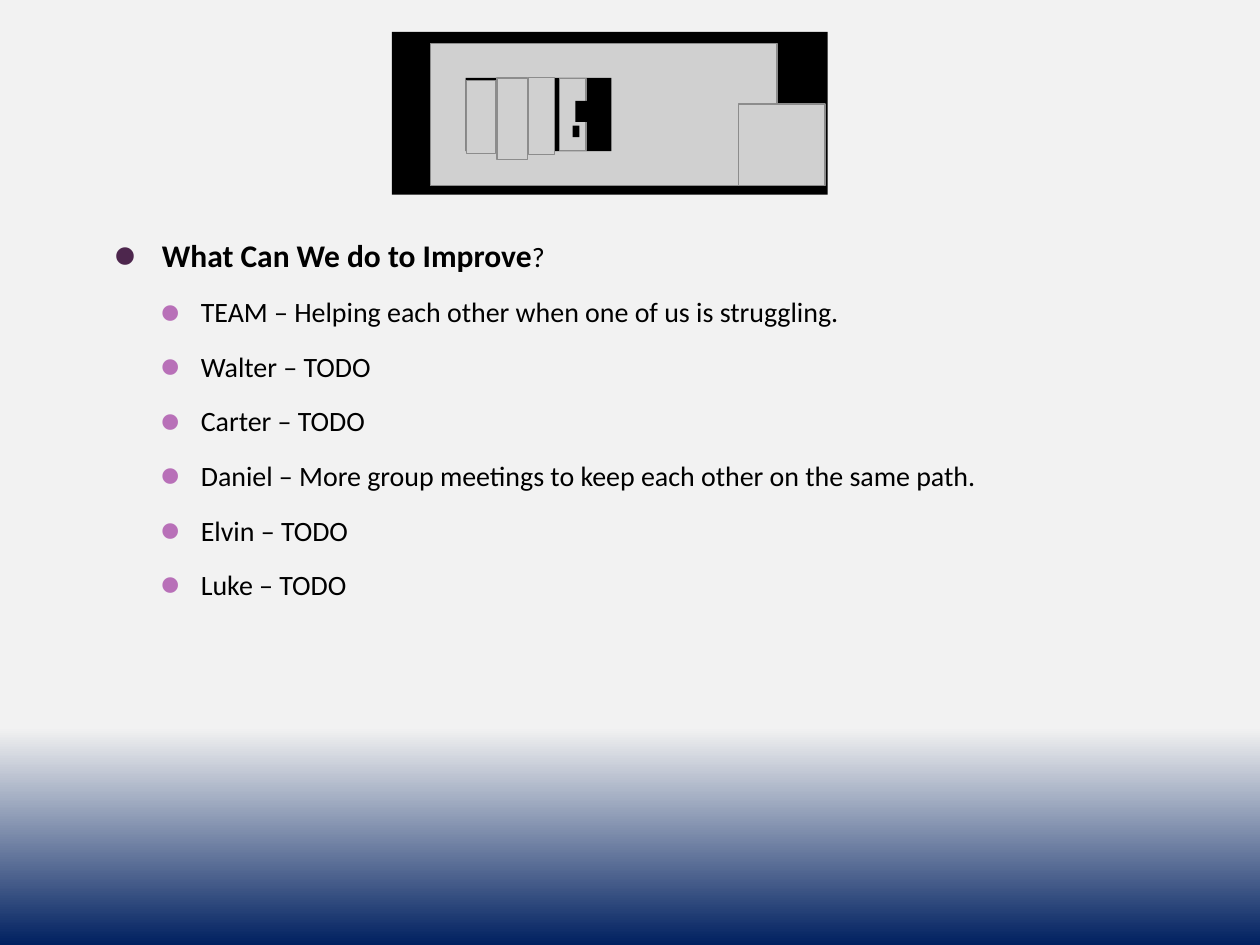
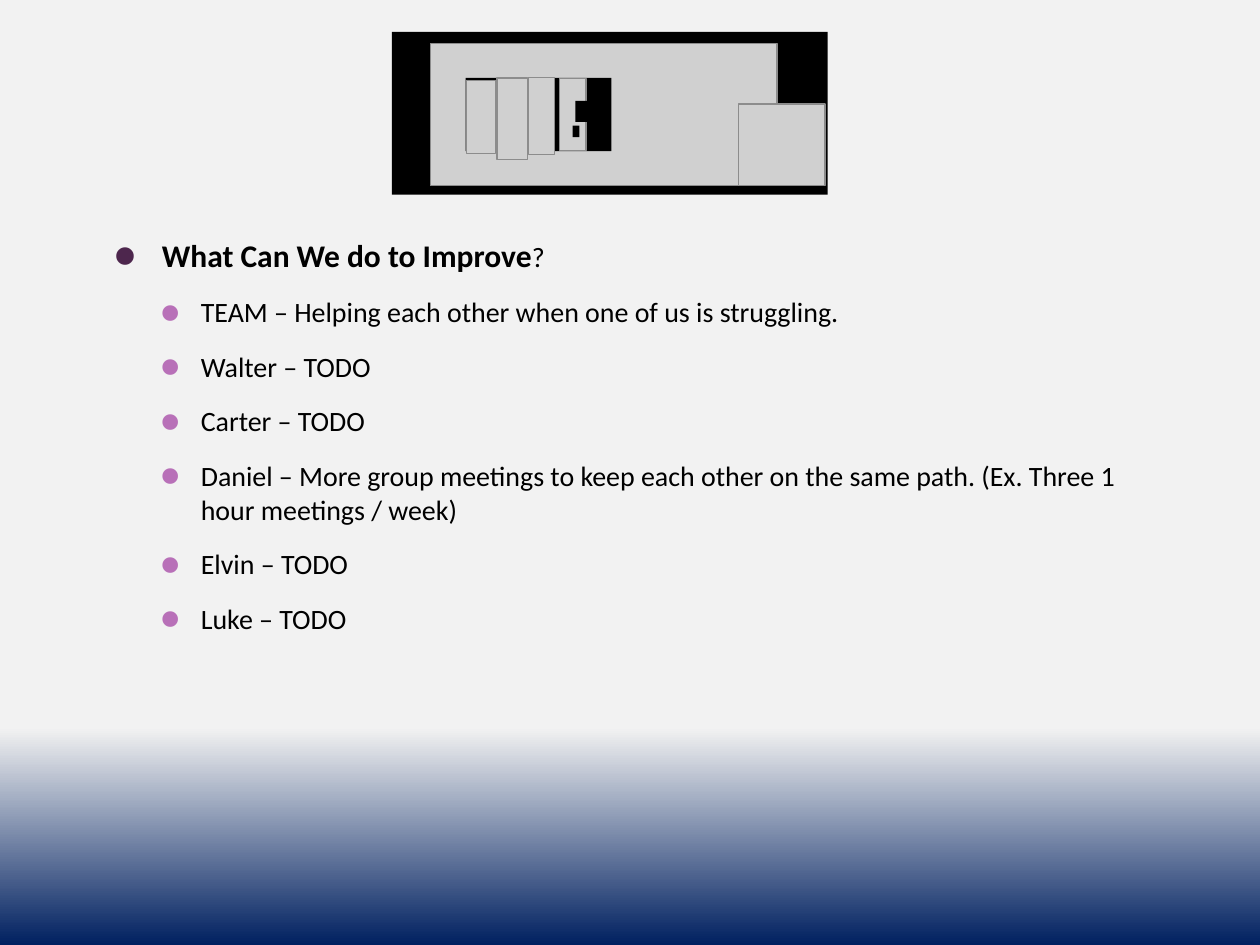
Before and after one commit to cs3398-borgs-bros/JeopardyChamp-Project, a slide deck: slide 3 of docs/Borgs_Retrospective - Sprint 3.pptx. Drawn at 1260x945 pixels with LibreOffice and Linux fonts; fonts in the diff are those of the drawing; grey boxes stand for pictures. Boxes give left, top, right and bottom in pixels: in the first picture for what was removed or moved away, otherwise in the second. Text is boxed around its words. In the diff, an @@ line names an element or a change of style, - is before the commit and + after.

```diff
--- a/docs/Borgs_Retrospective - Sprint 3.pptx
+++ b/docs/Borgs_Retrospective - Sprint 3.pptx
@@ text at [201, 466, 1115, 525]: text changed @@
-    ⚫ Daniel – More group meetings to keep each other on the same path.
+    ⚫ Daniel – More group meetings to keep each other on the same path. (Ex. Three 1 hour meetings / week)
```
Also in this commit, not shown: 1 other file.
